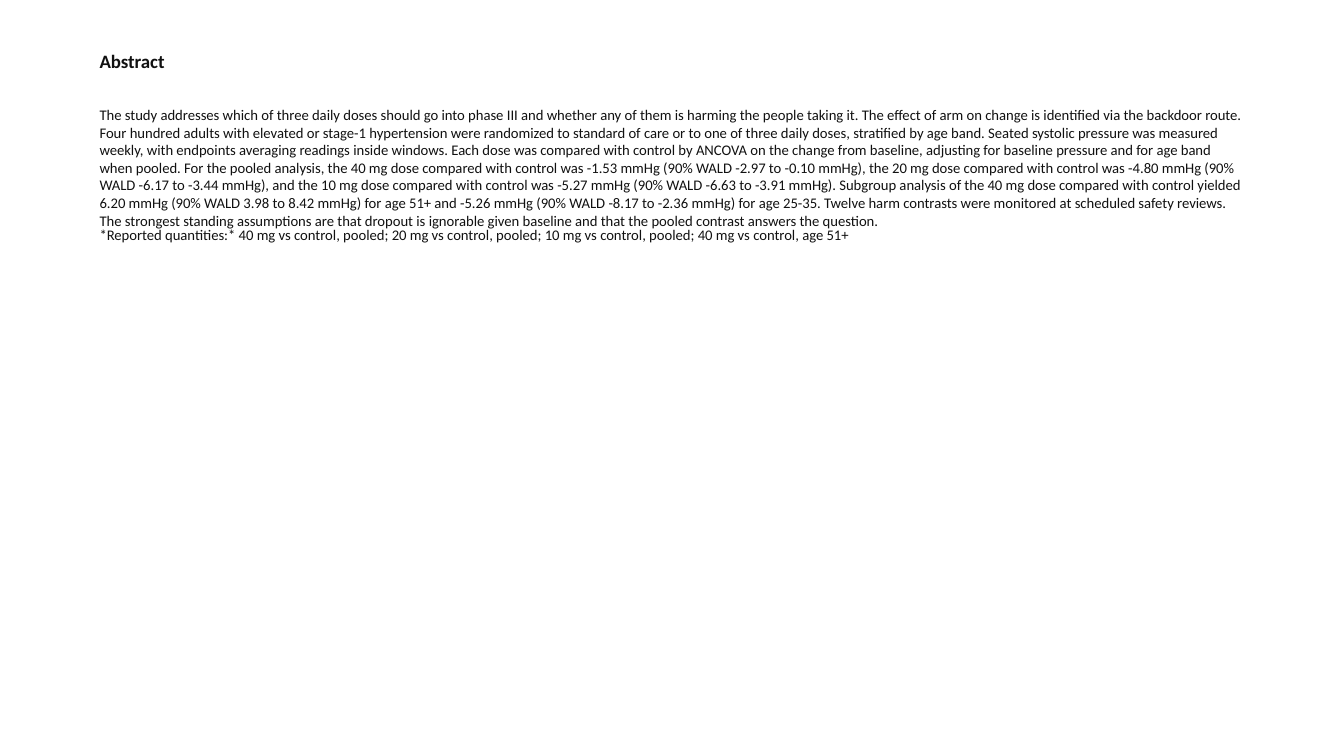
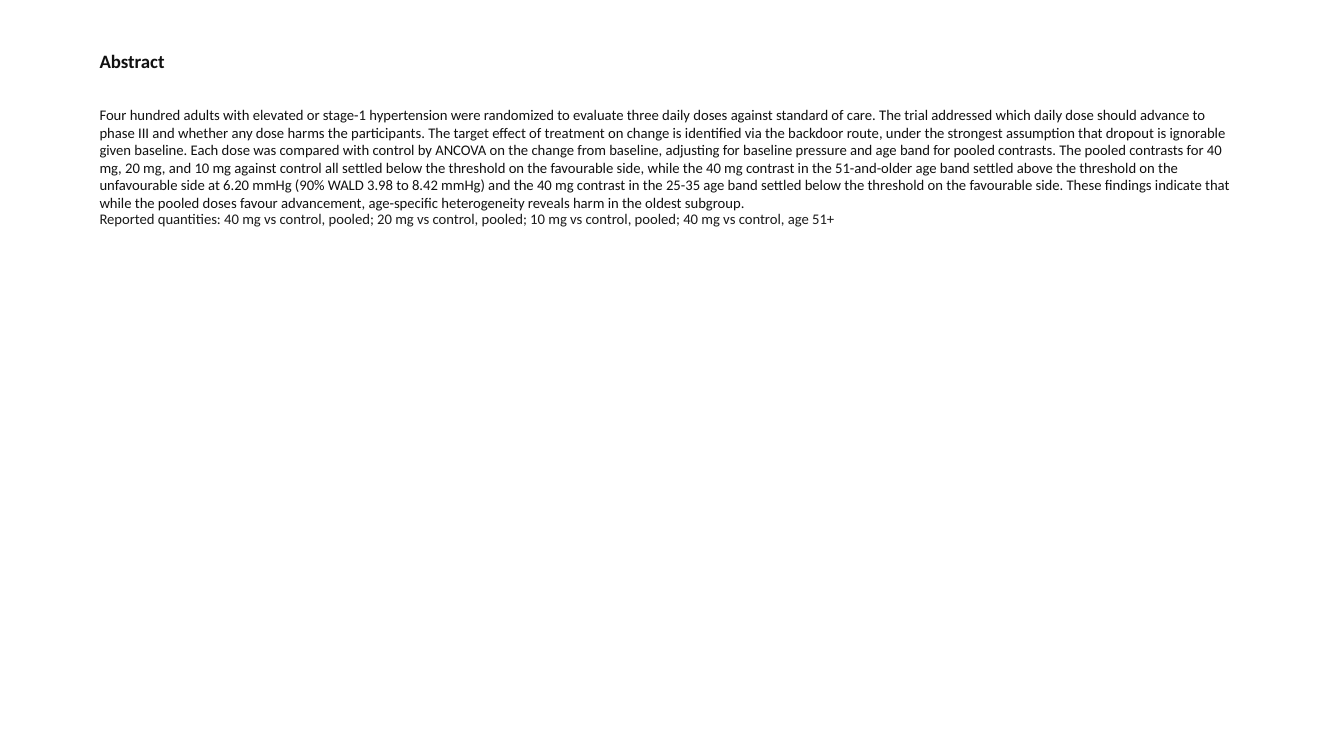
Before and after one commit to redam94/axiom, a slide deck: slide 2 of packages/axiom-dossier/examples/out/hyper3-full.pptx. Drawn at 1344x756 pixels with LibreOffice and Linux fonts; fonts in the diff are those of the drawing. Boxes give left, top, right and bottom in pixels: in the first picture for what was removed or moved away, otherwise in the second. Text is boxed around its words. In the diff, an @@ line names an element or a change of style, - is before the commit and + after.

```diff
--- a/packages/axiom-dossier/examples/out/hyper3-full.pptx
+++ b/packages/axiom-dossier/examples/out/hyper3-full.pptx
@@ text at box(100, 109, 1229, 211): text changed @@
-The study addresses which of three daily doses should go into phase III and whether any of them is harming the people taking it. The effect of arm on change is identified via the backdoor route. Four hundred adults with elevated or stage-1 hypertension were randomized to standard of care or to one of three daily doses, stratified by age band. Seated systolic pressure was measured weekly, with endpoints averaging readings inside windows. Each dose was compared with control by ANCOVA on the change from baseline, adjusting for baseline pressure and for age band when pooled. For the pooled analysis, the 40 mg dose compared with control was -1.53 mmHg (90% WALD -2.97 to -0.10 mmHg), the 20 mg dose compared with control was -4.80 mmHg (90% WALD -6.17 to -3.44 mmHg), and the 10 mg dose compared with control was -5.27 mmHg (90% WALD -6.63 to -3.91 mmHg). Subgroup analysis of the 40 mg dose compared with control yielded 6.20 mmHg (90% WALD 3.98 to 8.42 mmHg) for age 51+ and -5.26 mmHg (90% WALD -8.17 to -2.36 mmHg) for age 25-35. Twelve harm contrasts were monitored at scheduled safety reviews. The strongest standing assumptions are that dropout is ignorable given baseline and that the pooled contrast answers the question.
+Four hundred adults with elevated or stage-1 hypertension were randomized to evaluate three daily doses against standard of care. The trial addressed which daily dose should advance to phase III and whether any dose harms the participants. The target effect of treatment on change is identified via the backdoor route, under the strongest assumption that dropout is ignorable given baseline. Each dose was compared with control by ANCOVA on the change from baseline, adjusting for baseline pressure and age band for pooled contrasts. The pooled contrasts for 40 mg, 20 mg, and 10 mg against control all settled below the threshold on the favourable side, while the 40 mg contrast in the 51-and-older age band settled above the threshold on the unfavourable side at 6.20 mmHg (90% WALD 3.98 to 8.42 mmHg) and the 40 mg contrast in the 25-35 age band settled below the threshold on the favourable side. These findings indicate that while the pooled doses favour advancement, age-specific heterogeneity reveals harm in the oldest subgroup.
@@ text at box(100, 213, 834, 227): text changed; text colour #111111 to #1A1A1A @@
-*Reported quantities:* 40 mg vs control, pooled; 20 mg vs control, pooled; 10 mg vs control, pooled; 40 mg vs control, age 51+
+Reported quantities: 40 mg vs control, pooled; 20 mg vs control, pooled; 10 mg vs control, pooled; 40 mg vs control, age 51+
```
Also in this commit, not shown: 10 other slides changed, 4 slides added, 43 other files.
